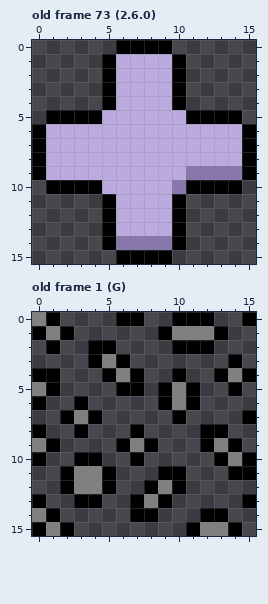
File history of a pixel-art file, ase/PU.ase. Above is the file before it was changed.
16x16 pixels, 76 frames. Shown: old frame 73 (2.6.0), old frame 1 (G). The commit also changed other frames, which this record leaves out.
Once edited:
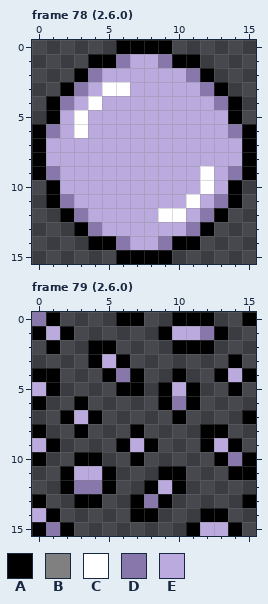
Palette (. is transparent): A #000000  B #808080  C #ffffff  D #8877aa  E #bbaadd
A new or re-ordered frame is compared with the old frame closest to it.
Edits made:
frames 76 -> 86
Changed rows in their new state; - is an unchanged pixel.
Frame 78 (2.6.0) is new; against old frame 73 (2.6.0), layer "PU":
first column x 1:
 1 ---A-D--D-A---
 2 --ADE----EDA--
 3 -ADECC---EEDA-
 4 ADECE----EEEDA
 5 -ECE------EEE-
 6 D-C----------D
 9 D---------ECE-
10 -EEE-----EECE-
11 ADEEE----ECEDA
12 -ADEE---CCEDA-
13 --ADE----EDA--
14 ---A--EE--A---
Frame 79 (2.6.0) is new; against old frame 1 (G), layer "PU":
first column x 0:
 0 D--------------
 1 -E--------EED--
 3 -----E---------
 4 ------D-------E
 5 E---------E----
 6 ----------D----
 7 ---E-----------
 9 E------E-----E-
10 --------------D
11 ---EE----------
12 ---DD----E-----
13 --------D------
14 E--------------
15 -D----------EE-
